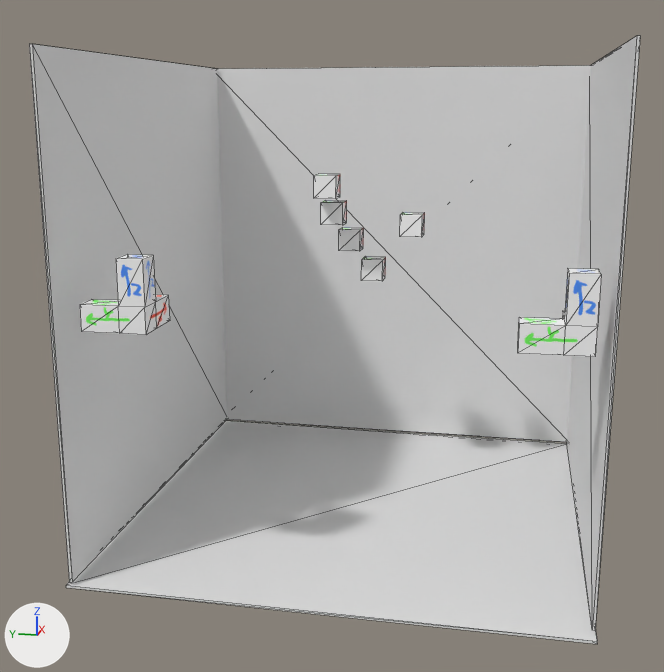
The OBJ model JumpingMan/models/scene.obj, before and after one commit.
The view is the same before and after, from a camera (50 mm lens) standing at (-79.4, -13.0, 14.6) and looking at (-1.2, 2.6, -5.0). Lighting does not change. The marker at lower left points along +X, +Y and +Z. Mesh edges are drawn as thin lines. Where no turn or scale is listed for an object, it has been applied to the vertices.

The first picture shows 'BigL', 'BigL.001', 'Floor', 'Floor.001', 'Floor.002', 'Floor.003'.
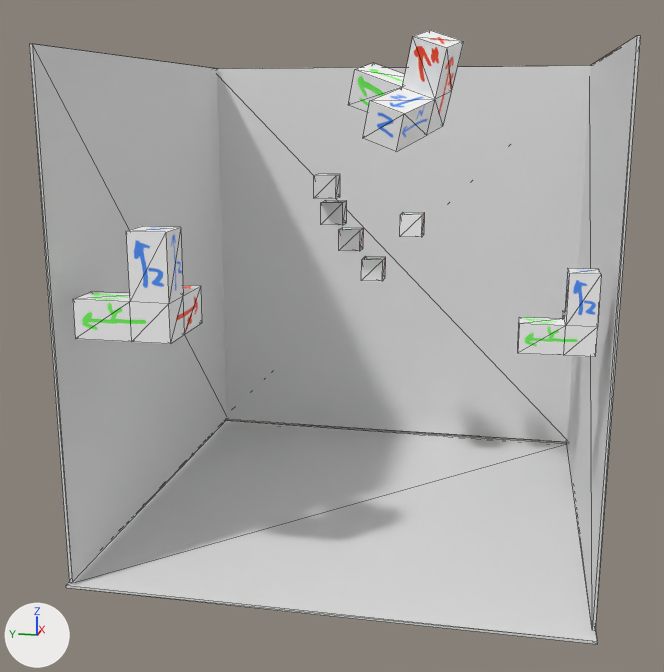
Changed parts and their boxes [x1, y1, x2, y2] in the pictures (664 x 672 px):
'BigL', reshaped (43% wider, 45% taller): before [80, 254, 170, 335]; after [73, 226, 202, 344]
'BigL.002', added: after [349, 30, 464, 151]

The edits, one by one:
me_bigl is used by ob_bigl; location (0.0, 0.0, 0.0).
me_bigl had 20 vertices, 36 faces and spanned x -19.32..-14.63, y 12.51..17.49, z -1.0..4.43.
me_bigl now has 20 vertices, 36 faces and spans x -19.78..-12.95, y 10.52..17.76, z -1.45..6.44.
me_bigl part 1: 20 of 20 vertices moved; they spanned x -19.32..-14.63, y 12.51..17.49, z -1.0..4.43 and now span x -19.78..-12.95, y 10.52..17.76, z -1.45..6.44; mean shift (0.34, -1.17, 0.4); largest move (-19.32, 12.51, 4.43) -> (-19.78, 10.52, 6.44).
Mesh me_bigl_002 is new.
It has 20 vertices, 36 faces and spans x -11.82..-1.7, y -8.5..0.63, z 11.62..20.54.
It uses material mat_default_obj (picture img_arrows_png).
Object 'BigL.002' (ob_bigl_002) is new; it shows me_bigl_002.
Its location is (0.0, 0.0, 0.0).
